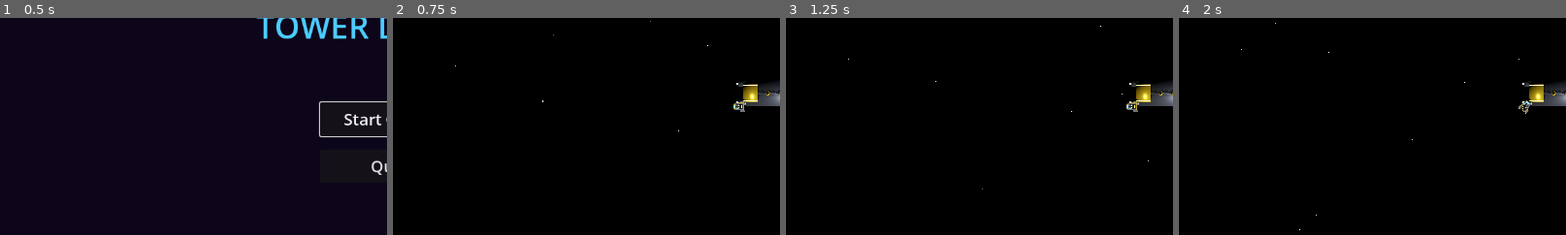
Above: before the commit, frames 1-4 (left to right).
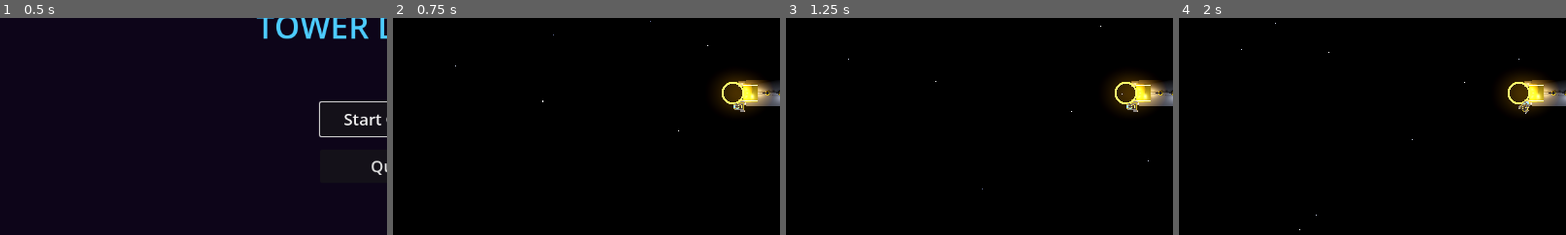
Above: after the commit, the same moments.

Repository: rgjhawkins/towerdefence
Game: Godot game, scene res://main_menu.tscn
Same seed, same stepped clock (60 frames per second), same inputs: the game is played once before the commit and once after it.
Inputs:
- Up to frame 1 (0.5 s): no input
- Up to frame 2 (0.75 s): click "Start Game" at 0.5 s
- Up to frame 3 (1.25 s): no input
- Up to frame 4 (2 s): hold D from 1.28 s (still down)
The pictures show only the part of the screen within x 0-50%, y 33-83%; the shares and areas given below are measured in that part.

Frame 1 is identical in both runs. In frame 2, 1.8% of the frame differs, in the area x 83-98%, y 25-44%; in frame 3, 1.8%; in frame 4, 1.8%, in the area x 83-98%, y 26-44%.

Commit message:
Replace landing pad with docking ring of lights behind mothership
- Remove LandingPad node; add DockingRing Node3D at local (0, 1.5, -5.5)
  — just past the engine nozzles, at collector flying height
- _build_docking_ring() creates a horizontal TorusMesh (amber, emissive)
  plus 8 evenly-spaced glowing orbs (SphereMesh) + OmniLight3D nodes
  arranged in a circle radius 1.2 in the XZ plane (visible from above)
- game_manager now wires parking_bay_node to DockingRing

Co-Authored-By: Claude Sonnet 4.6 <noreply@anthropic.com>

Diff:
--- a/game_manager.gd
+++ b/game_manager.gd
@@ -51,7 +51,7 @@
 
 		# Wire mothership landing pad and cargo bay before _ready() fires
 		if mothership:
-			var landing_pad := mothership.get_node_or_null("LandingPad") as Node3D
+			var landing_pad := mothership.get_node_or_null("DockingRing") as Node3D
 			var cargo_bay   := mothership.get_node_or_null("CargoBay") as Node3D
 			if landing_pad:
 				collector_ship.parking_bay_node = landing_pad
--- a/mining_mothership.gd
+++ b/mining_mothership.gd
@@ -35,6 +35,65 @@
 	else:
 		push_warning("MiningMothership: could not load mothership.glb — model missing.")
 
+	_build_docking_ring()
+
+
+func _build_docking_ring() -> void:
+	var ring_node := get_node_or_null("DockingRing") as Node3D
+	if not ring_node:
+		return
+
+	const RING_RADIUS    := 1.2   # metres from centre to ring mid-line
+	const LIGHT_COUNT    := 8
+	const AMBER          := Color(1.0, 0.65, 0.08, 1.0)
+	const AMBER_EMIT     := Color(1.0, 0.55, 0.05, 1.0)
+
+	# Torus mesh — Godot's TorusMesh lies in the XZ plane (horizontal),
+	# so it reads as a circle from the top-down camera.
+	var torus_mat := StandardMaterial3D.new()
+	torus_mat.albedo_color                = AMBER
+	torus_mat.emission_enabled            = true
+	torus_mat.emission                    = AMBER_EMIT
+	torus_mat.emission_energy_multiplier  = 4.0
+
+	var torus := TorusMesh.new()
+	torus.inner_radius = RING_RADIUS - 0.12   # tube inner edge
+	torus.outer_radius = RING_RADIUS + 0.12   # tube outer edge
+	torus.material     = torus_mat
+
+	var torus_inst := MeshInstance3D.new()
+	torus_inst.mesh = torus
+	ring_node.add_child(torus_inst)
+
+	# Eight glowing marker spheres + OmniLight3D, evenly spaced around the ring
+	var sphere_mat := StandardMaterial3D.new()
+	sphere_mat.albedo_color               = AMBER
+	sphere_mat.emission_enabled           = true
+	sphere_mat.emission                   = AMBER_EMIT
+	sphere_mat.emission_energy_multiplier = 6.0
+
+	for i in LIGHT_COUNT:
+		var angle := (float(i) / LIGHT_COUNT) * TAU
+		var pos   := Vector3(cos(angle) * RING_RADIUS, 0.0, sin(angle) * RING_RADIUS)
+
+		# Small glowing orb at each lamp position
+		var orb := MeshInstance3D.new()
+		var sphere := SphereMesh.new()
+		sphere.radius   = 0.10
+		sphere.height   = 0.20
+		sphere.material = sphere_mat
+		orb.mesh        = sphere
+		orb.position    = pos
+		ring_node.add_child(orb)
+
+		# Actual dynamic light
+		var light := OmniLight3D.new()
+		light.position     = pos
+		light.light_color  = Color(1.0, 0.72, 0.35)
+		light.light_energy = 2.0
+		light.omni_range   = 4.0
+		ring_node.add_child(light)
+
 
 func _process(delta: float) -> void:
 	if shield < max_shield:
--- a/mining_mothership.tscn
+++ b/mining_mothership.tscn
@@ -44,8 +44,8 @@
 script = ExtResource("2_mg")
 target_range = 15.0
 
-[node name="LandingPad" type="Node3D" parent="."]
-position = Vector3(0, 1.05, -4.5)
+[node name="DockingRing" type="Node3D" parent="."]
+position = Vector3(0, 1.5, -5.5)
 
 [node name="CargoBay" type="Node3D" parent="."]
 position = Vector3(0, 0.3, -4.5)
